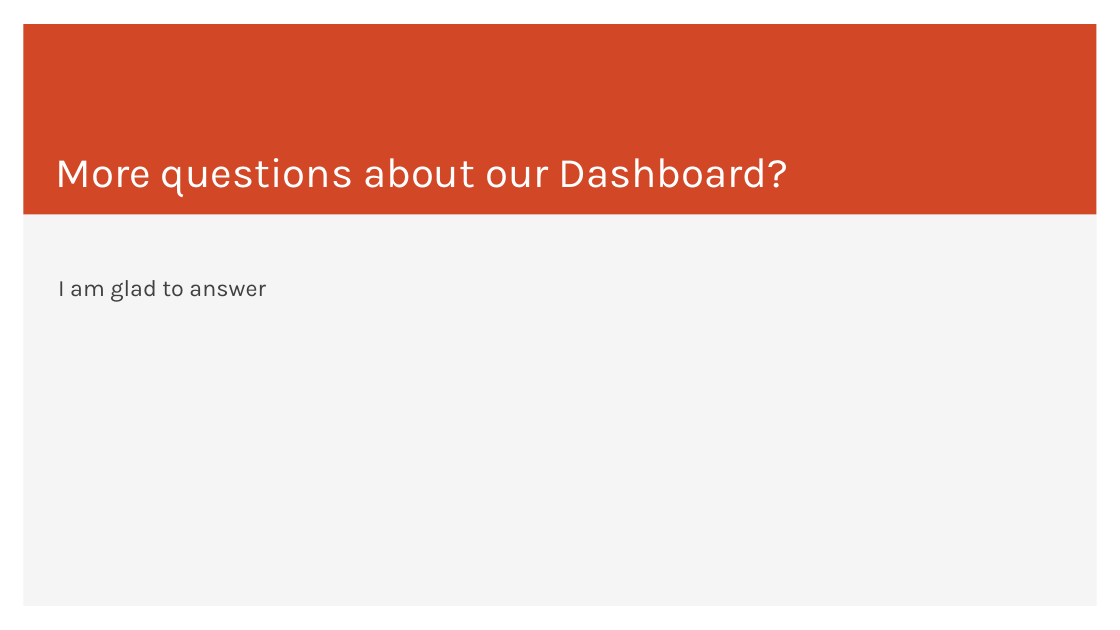
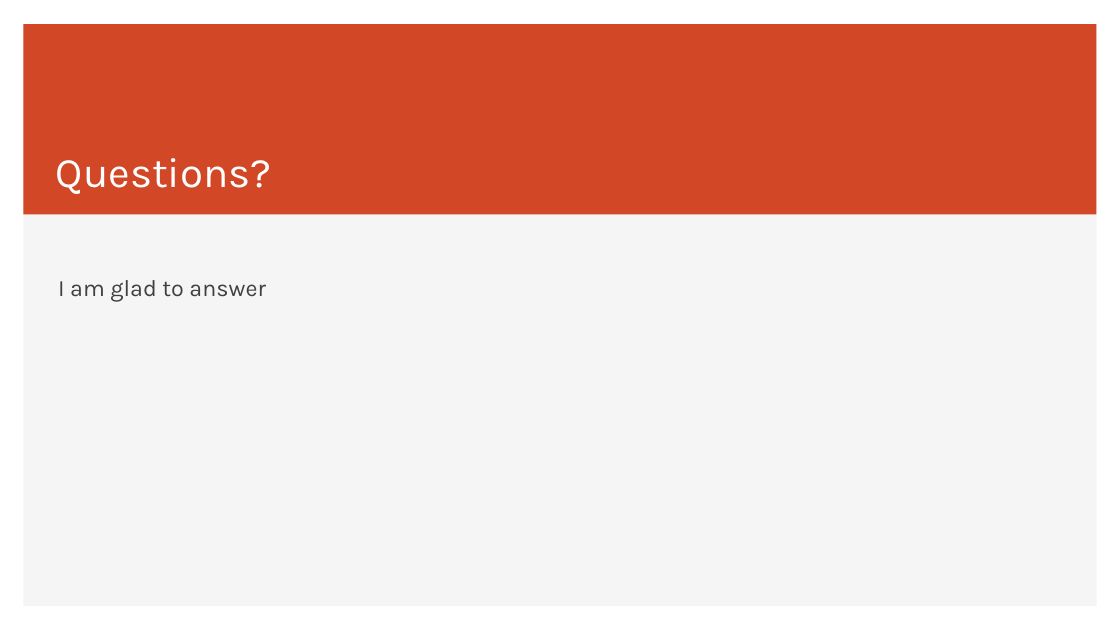
Before and after one commit to damuakula/FinalProject, a slide deck: slide 13 of PyschRegionsUS.pptx (slide 14 before the commit). Drawn at 1120x630 pixels with LibreOffice and Linux fonts; fonts in the diff are those of the drawing. Boxes give left, top, right and bottom in pixels: in the first picture for what was removed or moved away, otherwise in the second. Text is boxed around its words. In the diff, an @@ line names an element or a change of style, - is before the commit and + after.

```diff
--- a/PyschRegionsUS.pptx
+++ b/PyschRegionsUS.pptx
@@ text at (56,158,272,194): text changed @@
-More questions about our Dashboard?
+Questions?
```
Also in this commit, not shown: 9 other slides changed, 1 slide removed, 1 other file.
